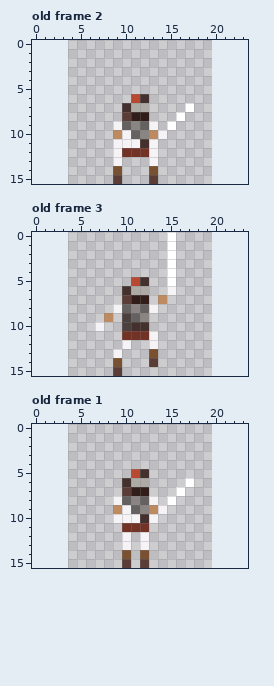
File history of a pixel-art file, assets/hero_S.aseprite. That is the earlier state.
16x16 pixels, 8 frames. Colours within 5 levels of each other are drawn and written as one. Shown: old frame 2, old frame 3, old frame 1. The old version is drawn lined up with the new one, on the new canvas. The commit also changed other frames, which this record leaves out.
After:
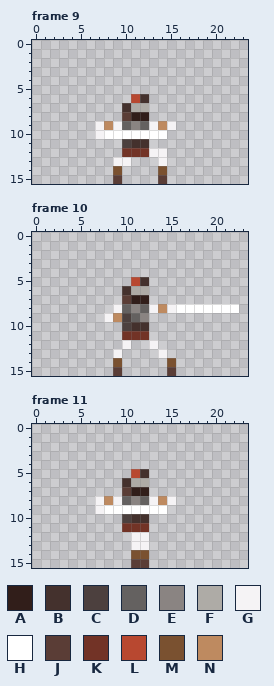
Palette (. is transparent): A #311e1a  B #44312d  C #4c403e  D #646160  E #8a8482  F #aeaba6  G #f5f3f5  H #ffffff  J #5a3d36  K #723326  L #b84830  M #7a5130  N #be8a60
A new or re-ordered frame is compared with the old frame closest to it.
Changes in this commit:
canvas 16x16 -> 24x16, the old top-left corner now at 4,0
frames 8 -> 11
Frame 9 is new; against old frame 2:
Colour G becomes colour B in row 11 at x 11.
Colour G becomes colour C in row 11 at x 10.
The author put colour G in rows 9 to 10 at x 7; in row 12 at x 14; in row 13 at x 10 and 14.
Colour H becomes colour G in row 9 at x 15.
The author put colour H in row 10 at x 8.
Colour D becomes colour H in row 10 at x 11.
Colour E becomes colour H in row 10 at x 12.
Colour G becomes colour H in row 10 at x 10 and 14.
Colour N becomes colour H in row 10 at x 9 and 13.
The author put colour J in row 15 at x 14.
The author put colour M in row 14 at x 14.
The author put colour N in row 9 at x 8 and 14.
Colour G is removed in row 11 at x 9 and 13; in row 12 at x 9; in row 13 at x 13.
Colour H is removed in row 7 at x 17; in row 8 at x 16.
Colour J is removed in row 15 at x 13.
Colour M is removed in row 14 at x 13.
Frame 10 is new; against old frame 3:
The author put colour G in row 8 at x 15; in row 13 at x 14.
Colour N becomes colour G in row 9 at x 8.
The author put colour H in row 8 at x 16 to 22.
The author put colour J in row 15 at x 15.
The author put colour M in row 14 at x 15.
The author put colour N in row 8 at x 14; in row 9 at x 9.
Colour G is removed in row 6 at x 15; in row 10 at x 7; in row 11 at x 13.
Colour H is removed in rows 0 to 5 at x 15.
Colour J is removed in row 14 at x 13.
Colour M is removed in row 13 at x 13.
Colour N is removed in row 7 at x 14.
Frame 11 is new; against old frame 1:
Colour G becomes colour B in row 10 at x 11.
Colour G becomes colour C in row 10 at x 10.
The author put colour G in rows 8 to 9 at x 7; in rows 12 to 13 at x 11.
Colour H becomes colour G in row 8 at x 15.
The author put colour H in row 9 at x 8.
Colour D becomes colour H in row 9 at x 11.
Colour E becomes colour H in row 9 at x 12.
Colour G becomes colour H in row 9 at x 10 and 14.
Colour N becomes colour H in row 9 at x 9 and 13.
The author put colour J in row 15 at x 11.
The author put colour M in row 14 at x 11.
The author put colour N in row 8 at x 8 and 14.
Colour G is removed in row 10 at x 9 and 13; in rows 12 to 13 at x 10.
Colour H is removed in row 6 at x 17; in row 7 at x 16.
Colour J is removed in row 15 at x 10.
Colour M is removed in row 14 at x 10.
Boxes around the changes in both pictures, in picture pixels (x1, y1, x2, y2):
changed: (95, 103, 194, 184)
changed: (95, 232, 239, 376)
changed: (95, 478, 194, 568)
